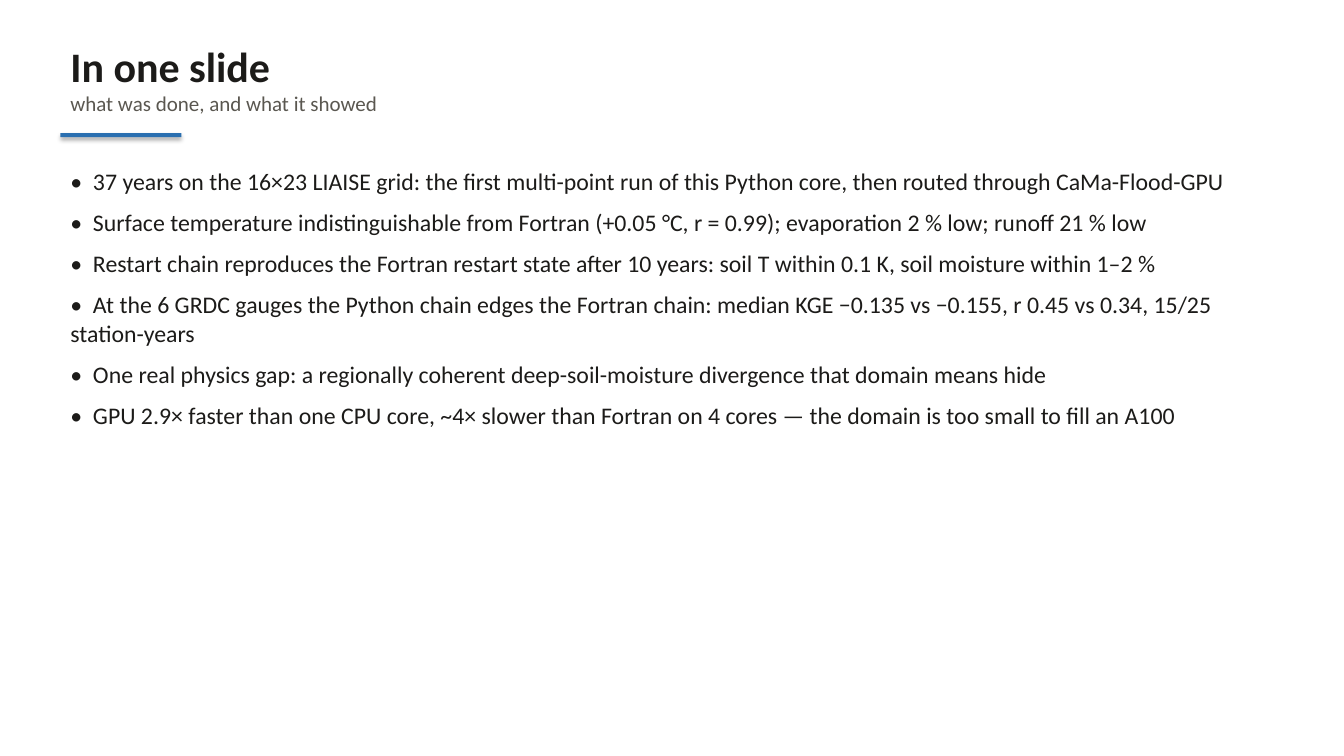
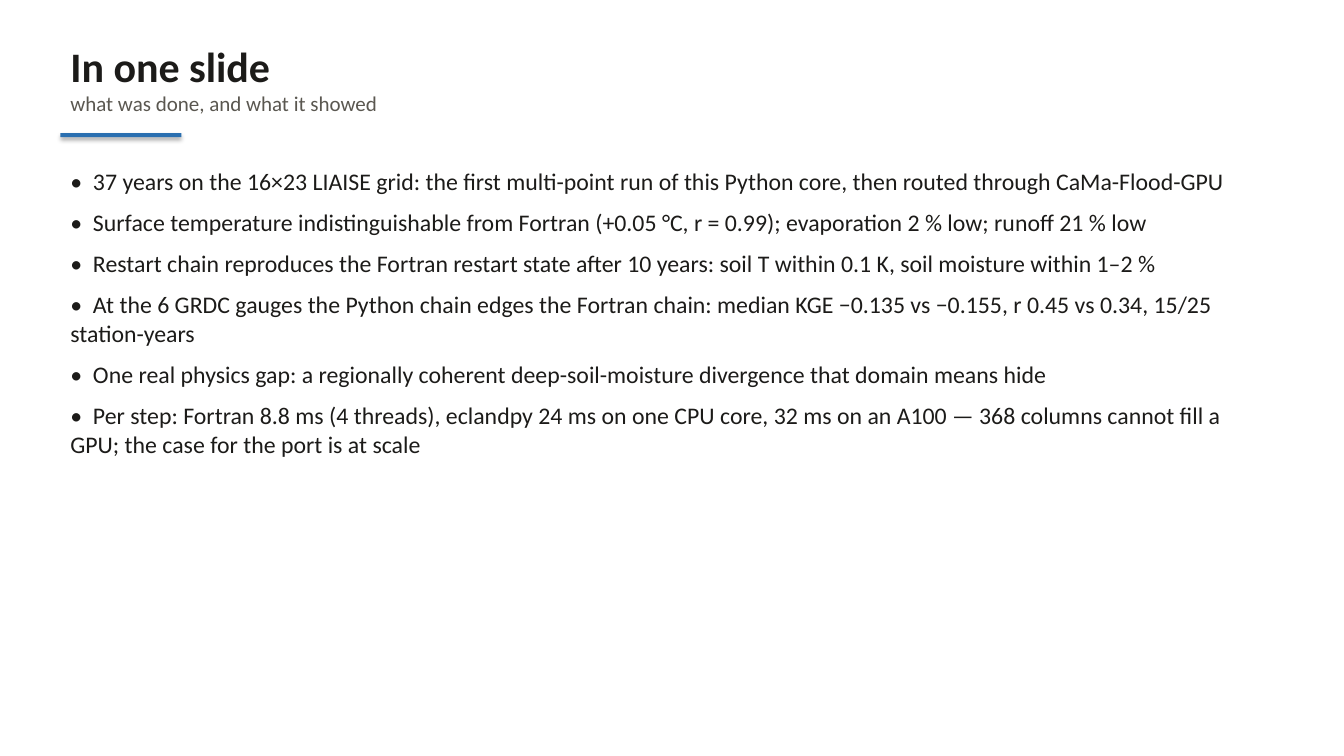
Before and after one commit to ecCinziaMazzetti/liaise-glofas, a slide deck: slide 2 of docs/eclandpy_liaise_slides.pptx. Drawn at 1344x756 pixels with LibreOffice and Linux fonts; fonts in the diff are those of the drawing. Boxes give left, top, right and bottom in pixels: in the first picture for what was removed or moved away, otherwise in the second. Text is boxed around its words. In the diff, an @@ line names an element or a change of style, - is before the commit and + after.

```diff
--- a/docs/eclandpy_liaise_slides.pptx
+++ b/docs/eclandpy_liaise_slides.pptx
@@ text at box(70, 406, 1220, 457): text changed @@
-• GPU 2.9× faster than one CPU core, ~4× slower than Fortran on 4 cores — the domain is too small to fill an A100
+• Per step: Fortran 8.8 ms (4 threads), eclandpy 24 ms on one CPU core, 32 ms on an A100 — 368 columns cannot fill a GPU; the case for the port is at scale
```
Also in this commit, not shown: 2 other slides changed, 8 other files.
